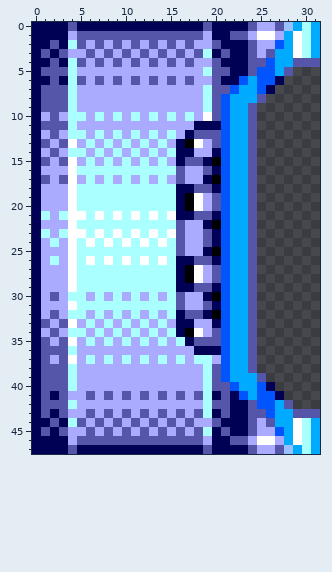
A pixel-art sprite gets an edit: src/assets/tilesets/doors-frames/door-open3.png. That is the earlier state.
The file is 32x48 pixels.
After:
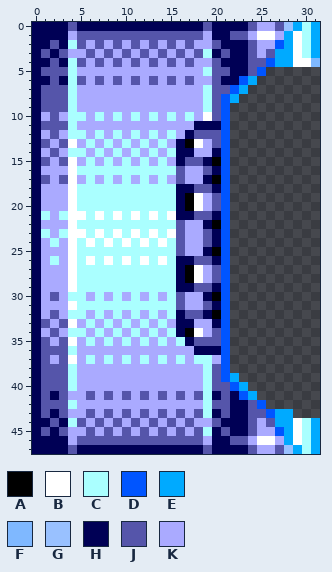
Palette (. is transparent): A #000000  B #ffffff  C #aaffff  D #0055ff  E #00aaff  F #7fb8ff  G #99c1ff  H #000055  J #5555aa  K #aaaaff
Log entry: 🎨 Slight gfx tweak to doors
The exact change:
Colour J gives way to colour B in row 4 at x 29 to 30.
Colour J gives way to colour F in row 4 at x 31.
The edit erases colour D in row 5 at x 26; in row 6 at x 25 to 26; in row 7 at x 25; in row 40 at x 25; in row 41 at x 25 to 26; in row 42 at x 26.
The edit erases colour E in row 5 at x 27; in row 7 at x 24; in row 8 at x 23 to 24; in rows 9 to 38 at x 22 to 23; in row 39 at x 23 to 24; in row 40 at x 24.
The edit erases colour E in row 42 at x 27.
The edit erases colour H in row 6 at x 27; in row 7 at x 26; in row 40 at x 26; in row 41 at x 27.
The edit erases colour J in row 5 at x 28; in row 8 at x 25; in rows 9 to 38 at x 24; in row 39 at x 25; in row 42 at x 28; in row 43 at x 29 to 31.
